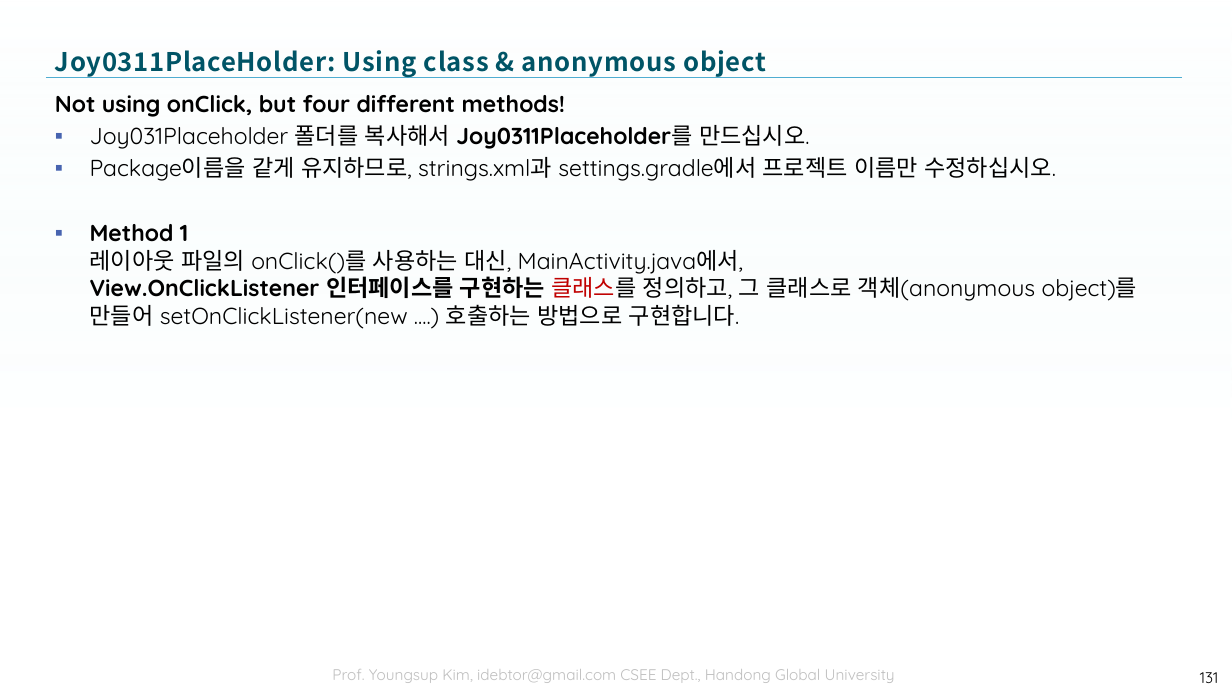
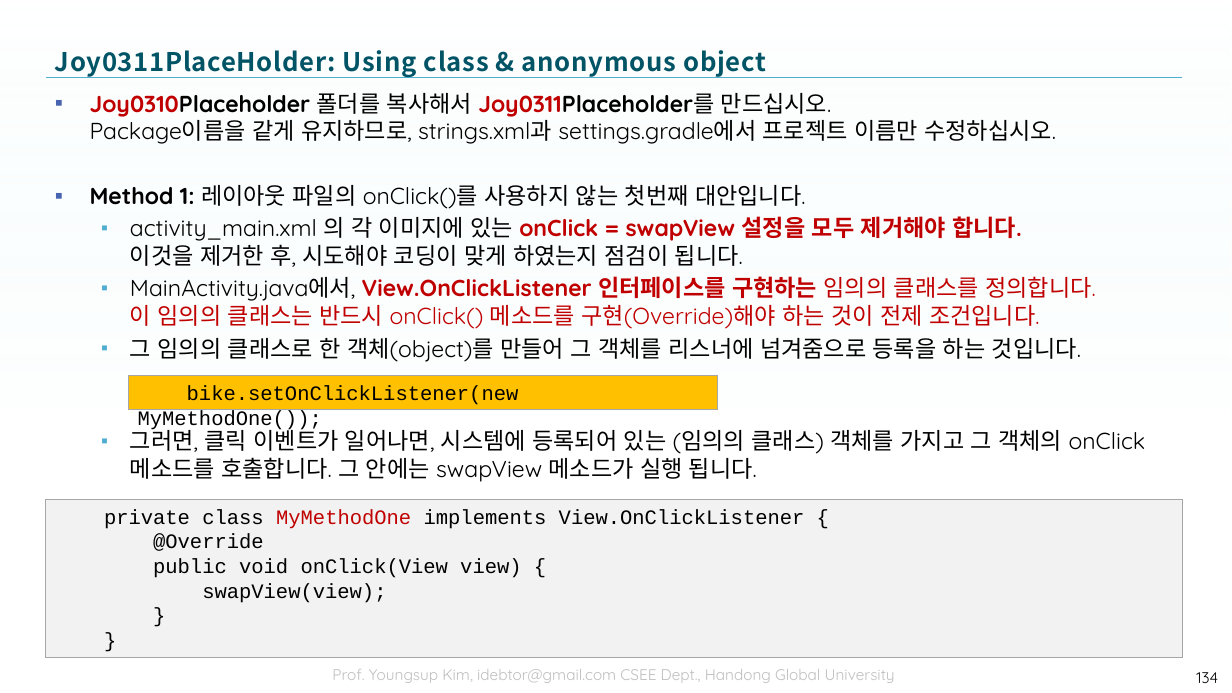
Before and after one commit to tae7841/HuStarAS, a slide deck: slide 134 of ppts/03Widget.pptx (slide 131 before the commit). Drawn at 1232x693 pixels with LibreOffice and Linux fonts; fonts in the diff are those of the drawing; background and template pictures are left out. Boxes give left, top, right and bottom in pixels: in the first picture for what was removed or moved away, otherwise in the second. Text is boxed around its words. In the diff, an @@ line names an element or a change of style, - is before the commit and + after.

```diff
--- a/ppts/03Widget.pptx
+++ b/ppts/03Widget.pptx
@@ text at <box>90,93,1146,482</box>: text changed @@
-Not using onClick, but four different methods!
-▪ Joy031Placeholder 폴더를 복사해서 Joy0311Placeholder를 만드십시오.
-▪ Package이름을 같게 유지하므로, strings.xml과 settings.gradle에서 프로젝트 이름만 수정하십시오.
-▪ Method 1
-  레이아웃 파일의 onClick()를 사용하는 대신, MainActivity.java에서,
-  View.OnClickListener 인터페이스를 구현하는 클래스를 정의하고, 그 클래스로 객체(anonymous object)를 만들어 setOnClickListener(new ....) 호출하는 방법으로 구현합니다.
+▪ Joy0310Placeholder 폴더를 복사해서 Joy0311Placeholder를 만드십시오.
+  Package이름을 같게 유지하므로, strings.xml과 settings.gradle에서 프로젝트 이름만 수정하십시오.
+▪ Method 1: 레이아웃 파일의 onClick()를 사용하지 않는 첫번째 대안입니다.
+  ▪ activity_main.xml 의 각 이미지에 있는 onClick = swapView 설정을 모두 제거해야 합니다.
+    이것을 제거한 후, 시도해야 코딩이 맞게 하였는지 점검이 됩니다.
+  ▪ MainActivity.java에서, View.OnClickListener 인터페이스를 구현하는 임의의 클래스를 정의합니다.
+    이 임의의 클래스는 반드시 onClick() 메소드를 구현(Override)해야 하는 것이 전제 조건입니다.
+  ▪ 그 임의의 클래스로 한 객체(object)를 만들어 그 객체를 리스너에 넘겨줌으로 등록을 하는 것입니다.
+  ▪ 그러면, 클릭 이벤트가 일어나면, 시스템에 등록되어 있는 (임의의 클래스) 객체를 가지고 그 객체의 onClick 메소드를 호출합니다. 그 안에는 swapView 메소드가 실행 됩니다.
@@ rectangle added at <box>128,375,718,409</box>, fill #FFC000, outline #A6A6A6 0.75 pt, 16 pt, text #000000 @@
+bike.setOnClickListener(new MyMethodOne());
@@ rectangle added at <box>46,499,1183,658</box>, fill #F2F2F2, outline #A6A6A6 0.75 pt, 16 pt, text #000000 @@
+private class MyMethodOne implements View.OnClickListener {
+@Override
+public void onClick(View view) {
+swapView(view);
+}
+}
@@ page number at <box>1196,672,1218,683</box>: text changed @@
-131
+134
```
Also in this commit, not shown: 24 other slides changed, 15 slides added, 8 slides removed.
